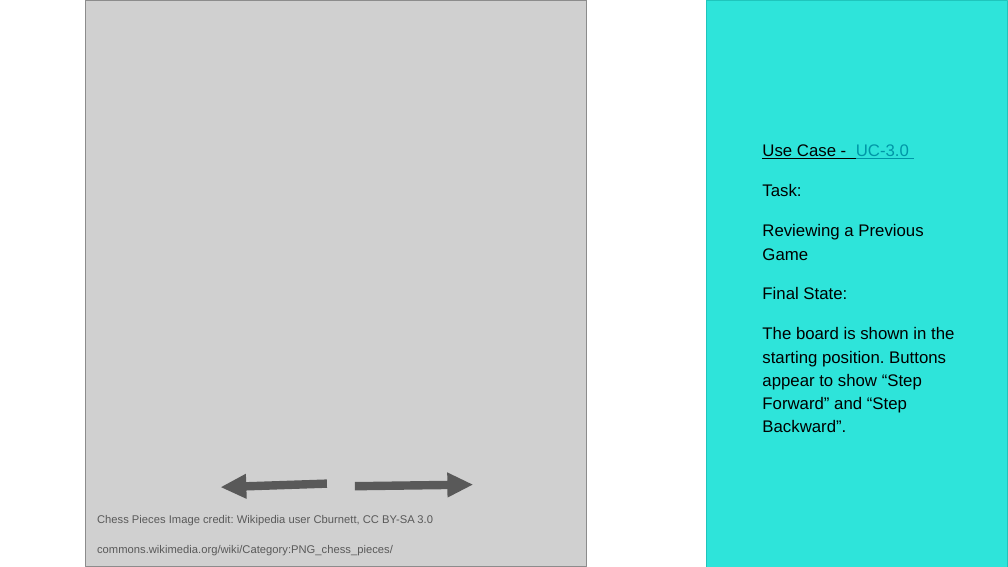
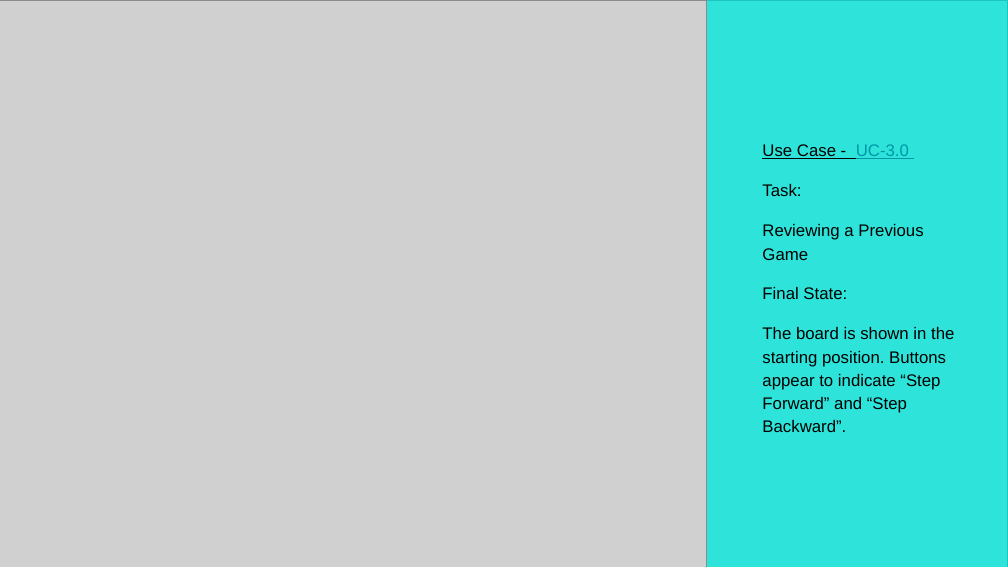
Before and after one commit to Skadoot/GP9, a slide deck: slide 24 of docs/ui_spec/UI-Spec-Pres-GP9.pptx. Drawn at 1008x567 pixels with LibreOffice and Linux fonts; fonts in the diff are those of the drawing; grey boxes stand for pictures. Boxes give left, top, right and bottom in pixels: in the first picture for what was removed or moved away, otherwise in the second. Text is boxed around its words. In the diff, an @@ line names an element or a change of style, - is before the commit and + after.

```diff
--- a/docs/ui_spec/UI-Spec-Pres-GP9.pptx
+++ b/docs/ui_spec/UI-Spec-Pres-GP9.pptx
@@ picture: place and size @@
-picture at box(85, 0, 587, 566)
+picture at box(0, 1, 707, 567)
@@ text at box(762, 327, 954, 432): text changed @@
-The board is shown in the starting position. Buttons appear to show “Step Forward” and “Step Backward”.
+The board is shown in the starting position. Buttons appear to indicate “Step Forward” and “Step Backward”.
@@ arrow removed from (327, 484) to (221, 487) @@
@@ arrow removed from (355, 486) to (473, 485) @@
@@ text removed at box(97, 515, 433, 555) @@
-Chess Pieces Image credit: Wikipedia user Cburnett, CC BY-SA 3.0
-commons.wikimedia.org/wiki/Category:PNG_chess_pieces/
```
Also in this commit, not shown: 28 other slides changed, 2 slides removed, 15 other files.
